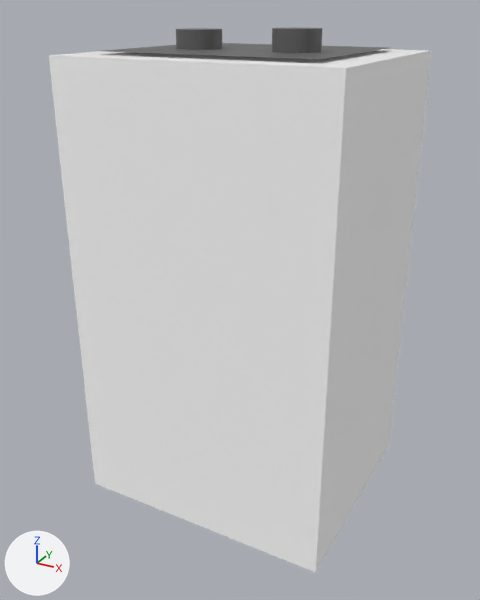
The glTF model models/battery.gltf as it was, and as the next commit left it.
One viewpoint serves both versions: a 50 mm camera at (1.32, -2.49, 2.14) aimed at (-0.02, -0.06, 0.92). The lights are fixed; the arrows at lower left show +X, +Y and +Z. Where no turn or scale is listed for an object, it has been applied to the vertices.
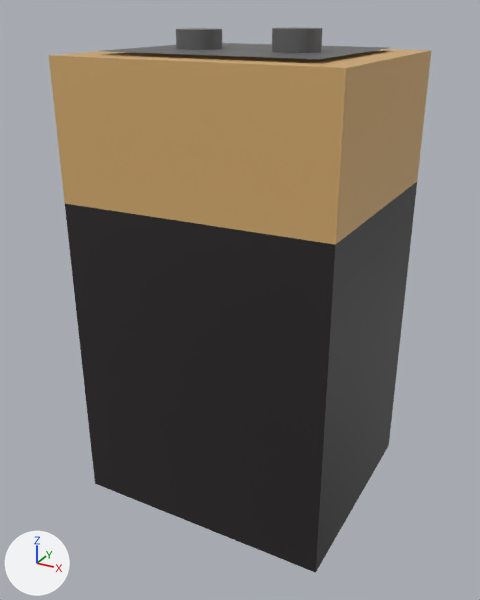
What differs and where, as boxes [x1, y1, x2, y2] in the pictures (480 x 600 px):
'Cylinder', recoloured, surface changed
    both: [49, 47, 431, 573]

What changed in the scene script:
```text
Change mat_material:
    mat_material.metallic: 1.0 -> 0.0
    mat_material.roughness: 1.0 -> 0.5
    mat_material.base_color: (1.0, 1.0, 1.0) -> (0.662, 0.411, 0.159)  # white #ffffff -> beige #d5ac6f
Change mat_material_001:
    mat_material_001.metallic: 1.0 -> 0.0
    mat_material_001.roughness: 1.0 -> 0.5
    mat_material_001.base_color: (1.0, 1.0, 1.0) -> (0.0204, 0.0165, 0.0178)  # white #ffffff -> black #272324
```
